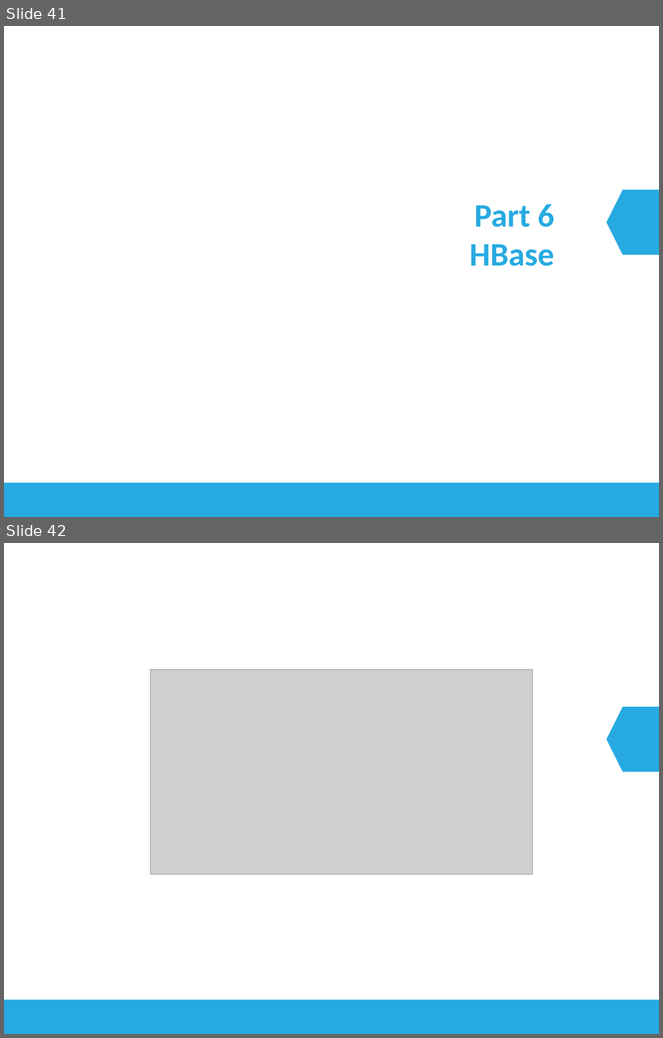
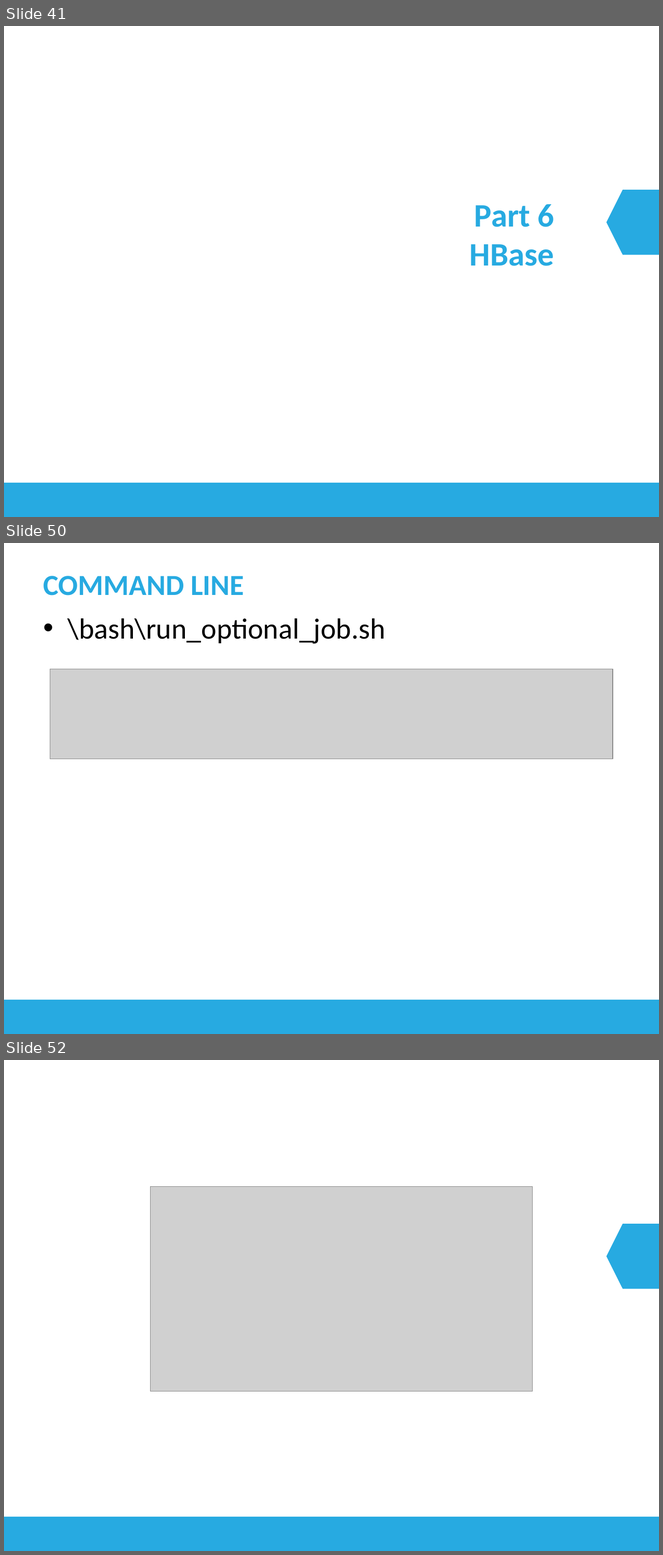
Before and after one commit to longhuynh/BigData, a slide deck: docs/Presentation.pptx. Shown one above the other, each under a label of ours: slides 41 and 42 before the commit, slides 41, 50 and 52 after it; the slides between them are not shown. The pictures are 663x1038 and 663x1555 pixels, drawn with LibreOffice and Linux fonts; fonts in the diff are those of the drawing; grey boxes stand for pictures. Boxes give left, top, right and bottom in pixels: in the first picture for what was removed or moved away, otherwise in the second. Text is boxed around its words. In the diff, an @@ line names an element or a change of style, - is before the commit and + after.

```diff
--- a/docs/Presentation.pptx
+++ b/docs/Presentation.pptx
@@ slide 50 added at (4, 543, 659, 1034), background #FFFFFF; not listed: 1 template element that a slide beside it also shows @@
@@ title added at (43, 576, 244, 596), 32 pt, text #27AAE1, bold @@
+COMMAND LINE
@@ text added at (68, 618, 386, 644), 32 pt, text #000000 @@
+• \bash\run_optional_job.sh
@@ picture added at (50, 669, 613, 759) @@
@@ what was slide 42 is now slide 52 @@
```
Also in this commit, not shown: 2 slides changed, 10 other slides added, 1 slide removed.
